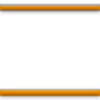
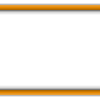
Comparing the layer stacks of the two w=100, h=100 images. Changes:
pixels changed over [0, 4, 100, 100] (layer not identified)
